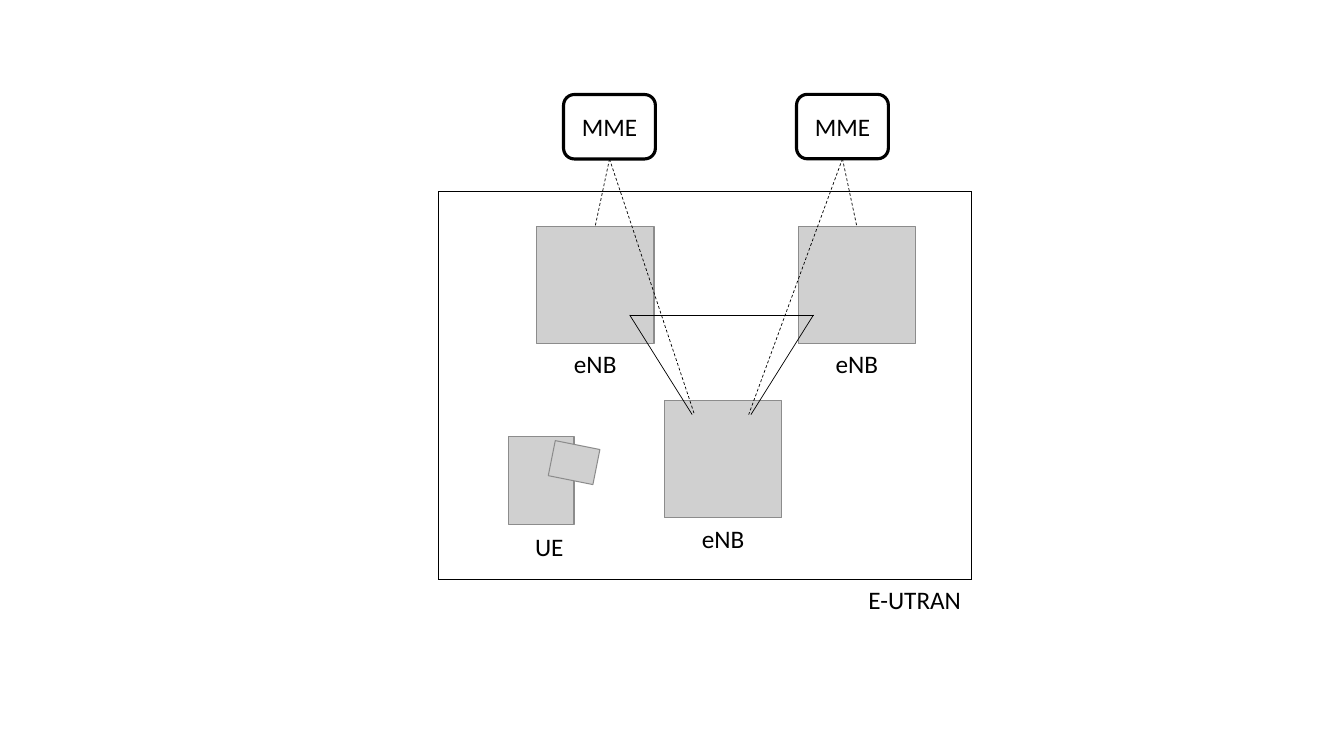
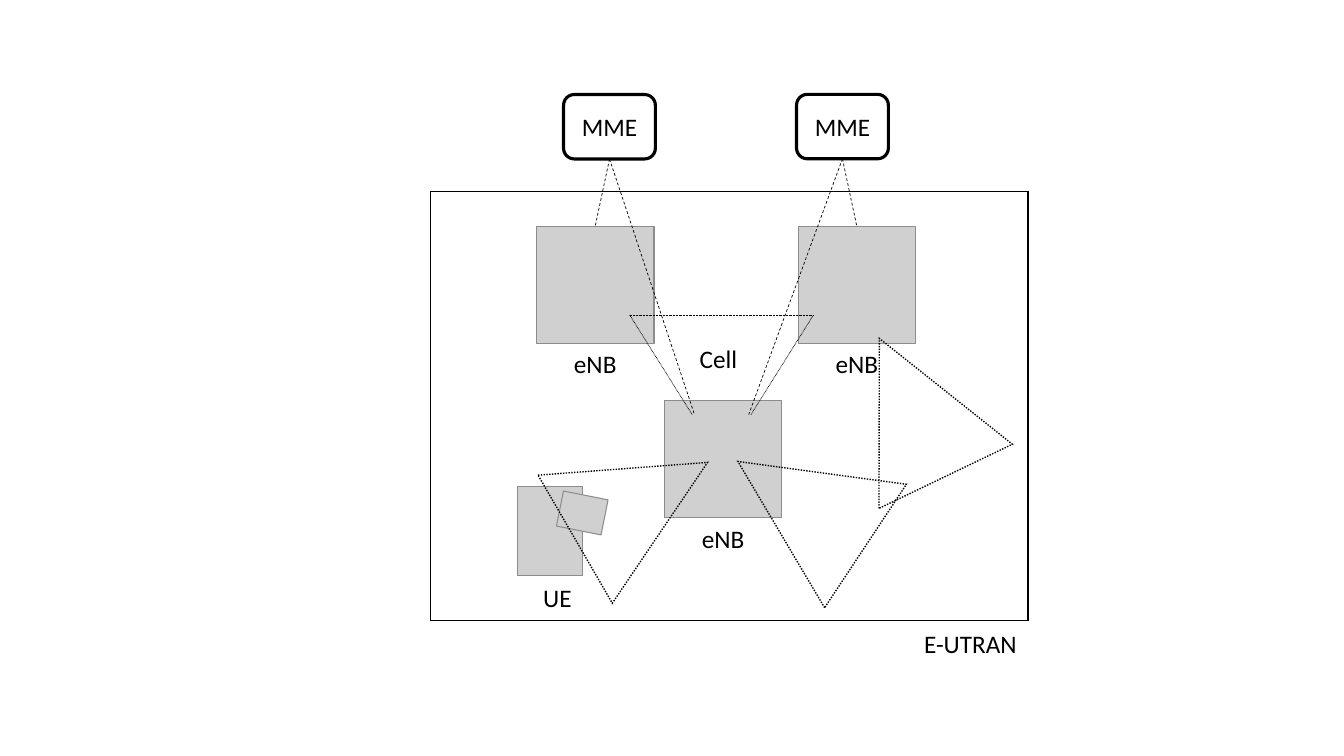
Before and after one commit to araea382/MT, a slide deck: slide 8 of Document/graphic.pptx. Drawn at 1344x756 pixels with LibreOffice and Linux fonts; fonts in the diff are those of the drawing; grey boxes stand for pictures. Boxes give left, top, right and bottom in pixels: in the first picture for what was removed or moved away, otherwise in the second. Text is boxed around its words. In the diff, an @@ line names an element or a change of style, - is before the commit and + after.

```diff
--- a/Document/graphic.pptx
+++ b/Document/graphic.pptx
@@ rectangle: place and size @@
-rectangle at (439,192,972,580)
+rectangle at (431,192,1028,620)
@@ line (630, 315) - (693, 414): stroke #000000 0.5 pt to #000000 0.5 pt dashed @@
@@ line (751, 414) - (814, 315): stroke #000000 0.5 pt to #000000 0.5 pt dashed @@
@@ triangle added at (813,306,1013,509), outline #000000 1 pt dashed @@
@@ text added at (700,350,737,368), 18 pt, text #000000 @@
+Cell
@@ triangle added at (538,399,745,604), outline #000000 1 pt dashed @@
@@ triangle added at (697,400,907,608), outline #000000 1 pt dashed @@
@@ 2 pictures, 1 text: place and size @@
-2 pictures, 1 text at (509,437,600,556)
+2 pictures, 1 text at (517,487,608,607)
@@ text "E-UTRAN": place and size @@
-text "E-UTRAN" at (868,592,961,609)
+text "E-UTRAN" at (924,636,1017,654)
```
Also in this commit, not shown: 3 slides added, 20 other files.
